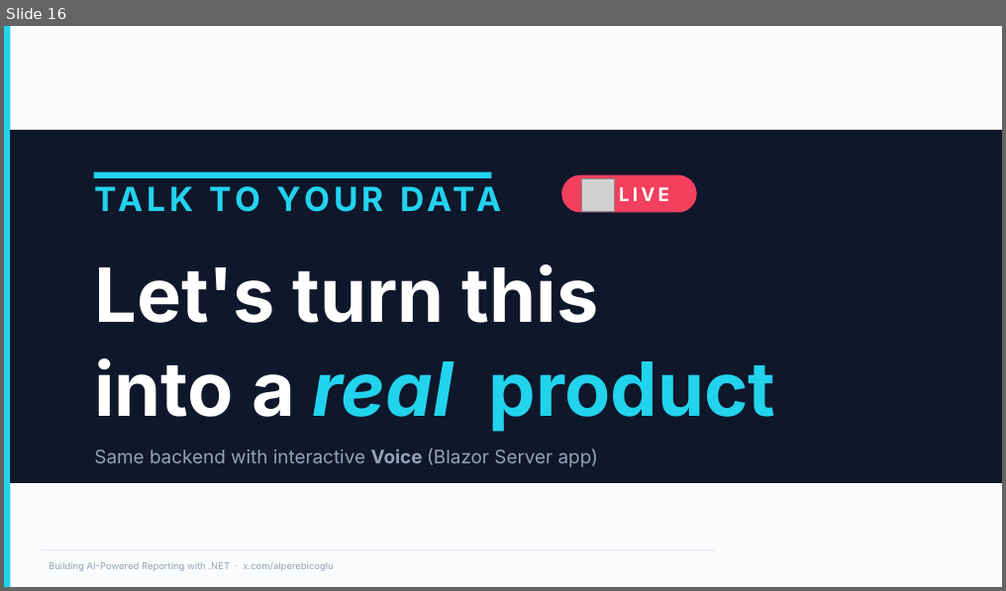
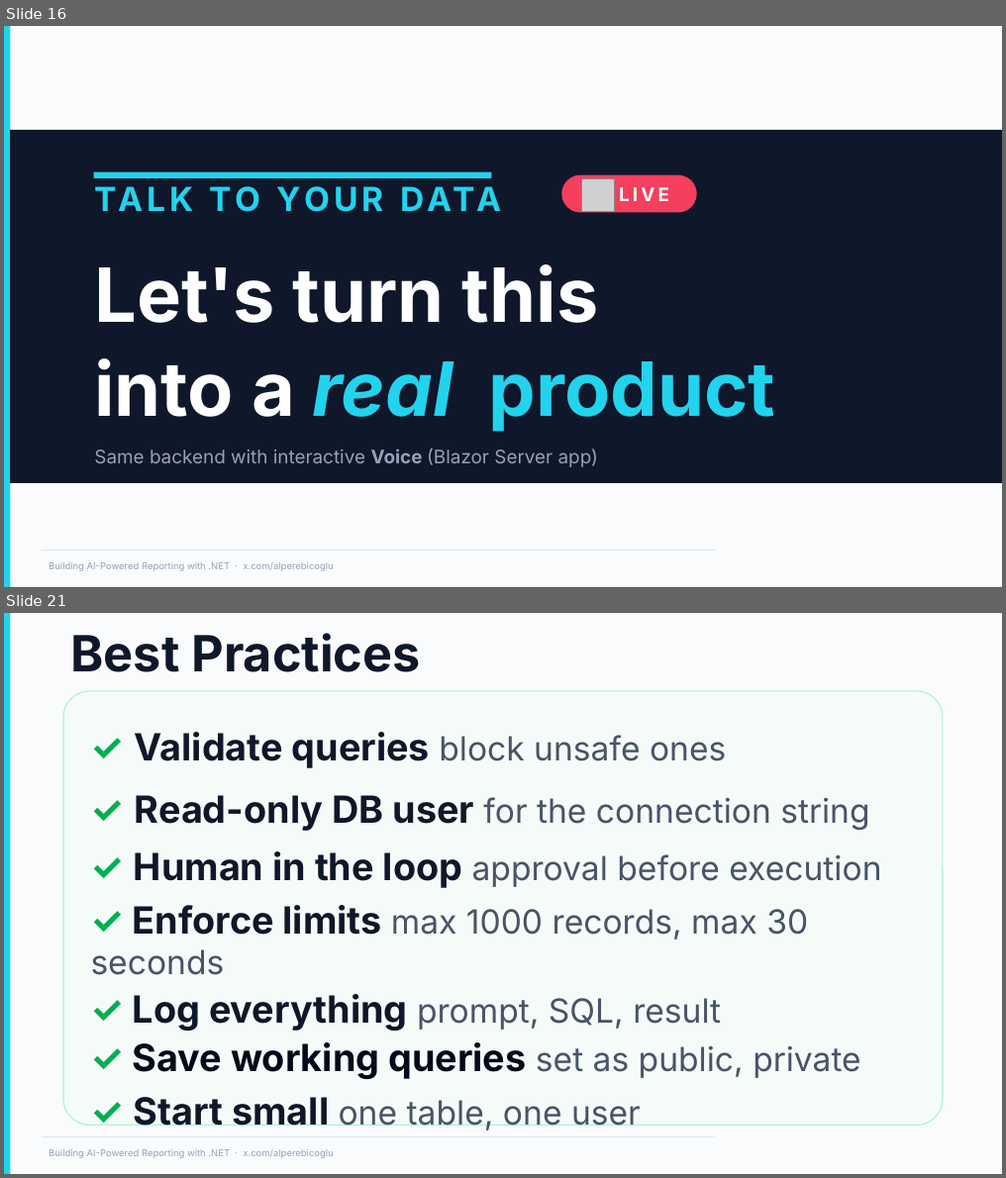
Before and after one commit to ebicoglu/chat-with-your-data-conference, a slide deck: Presentation.pptx. Shown one above the other, each under a label of ours: slide 16 before the commit, slides 16 and 21 after it; the slides between them are not shown. The pictures are 1006x591 and 1006x1178 pixels, drawn with LibreOffice and Linux fonts; fonts in the diff are those of the drawing; grey boxes stand for pictures; background and template pictures are left out. Boxes give left, top, right and bottom in pixels: in the first picture for what was removed or moved away, otherwise in the second. Text is boxed around its words. In the diff, an @@ line names an element or a change of style, - is before the commit and + after.

```diff
--- a/Presentation.pptx
+++ b/Presentation.pptx
@@ slide 21 added at <box>4,613,1002,1174</box>, background #FAFBFC; not listed: 3 template elements that a slide beside it also shows @@
@@ title added at <box>71,633,420,672</box>, 48 pt, text #0F172A, bold @@
+Best Practices
@@ rounded rectangle added at <box>63,691,943,1125</box>, fill #ECFDF5 at 30% opacity, outline #A7F3D0 1 pt, 32 pt, text #475569 @@
+✓ Validate queries block unsafe ones
+✓ Read-only DB user for the connection string
+✓ Human in the loop approval before execution
+✓ Enforce limits max 1000 records, max 30 seconds
+✓ Log everything prompt, SQL, result
+✓ Save working queries set as public, private
+✓ Start small one table, one user
```
Also in this commit, not shown: 2 slides changed.
